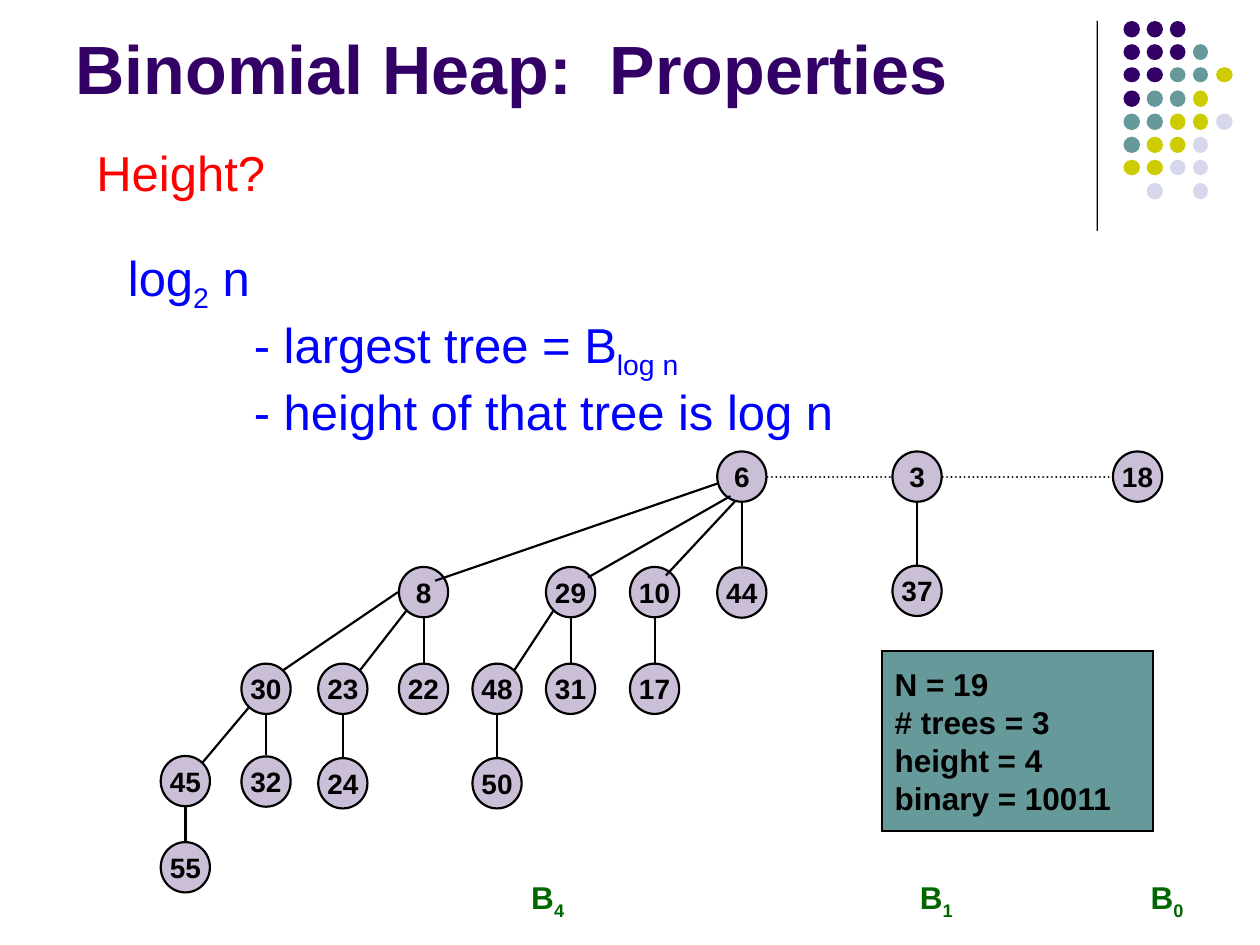
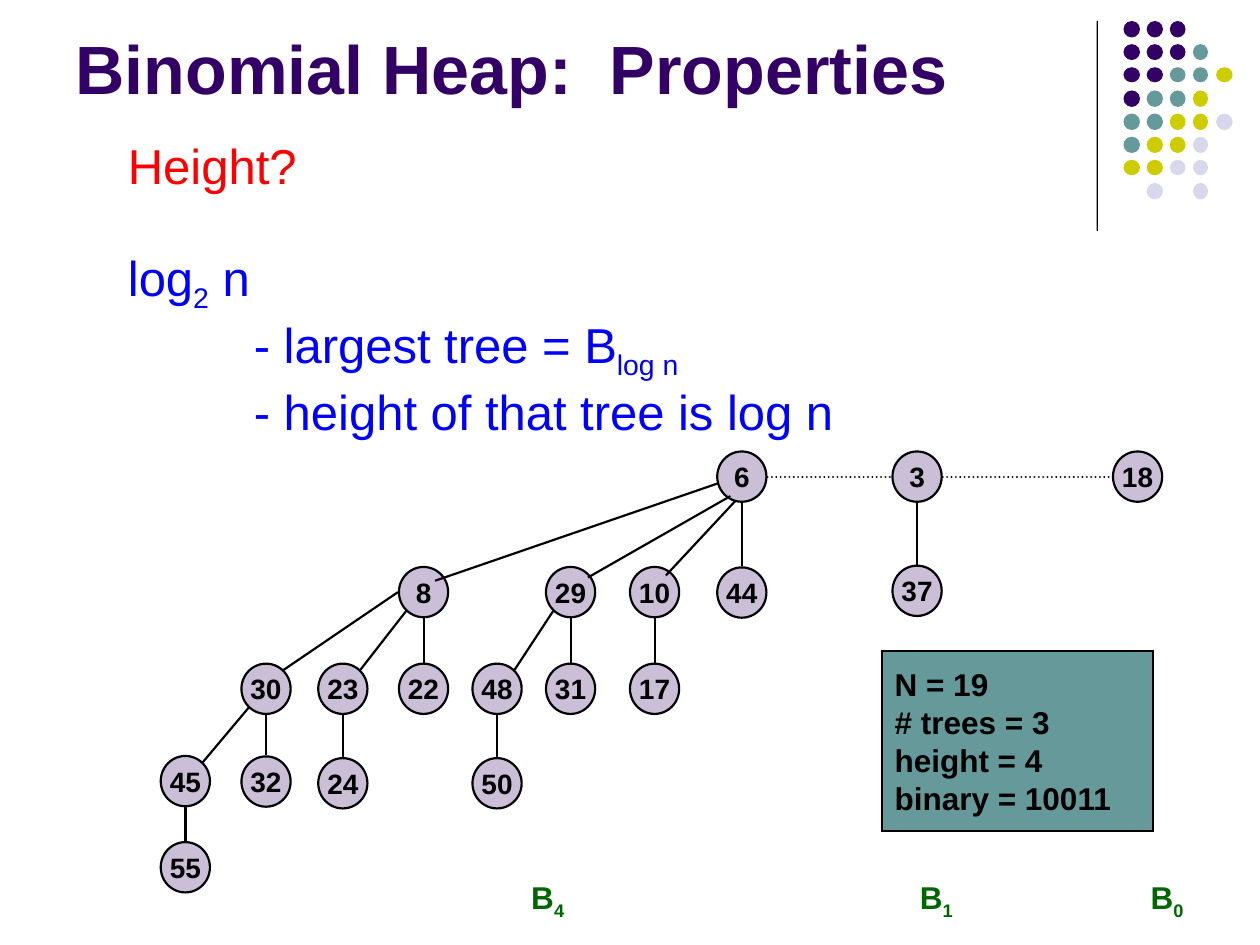
Before and after one commit to Collins-kariuk/Algorithms, a slide deck: slide 94 of Lectures/Lecture 09_Mergeable Heaps.pptx. Drawn at 1260x945 pixels with LibreOffice and Linux fonts; fonts in the diff are those of the drawing. Boxes give left, top, right and bottom in pixels: in the first picture for what was removed or moved away, otherwise in the second. Text is boxed around its words. In the diff, an @@ line names an element or a change of style, - is before the commit and + after.

```diff
--- a/Lectures/Lecture 09_Mergeable Heaps.pptx
+++ b/Lectures/Lecture 09_Mergeable Heaps.pptx
@@ text "Height?": place and size @@
-text "Height?" at (96,155,265,201)
+text "Height?" at (128,148,297,194)
```
Also in this commit, not shown: 7 other slides changed.
